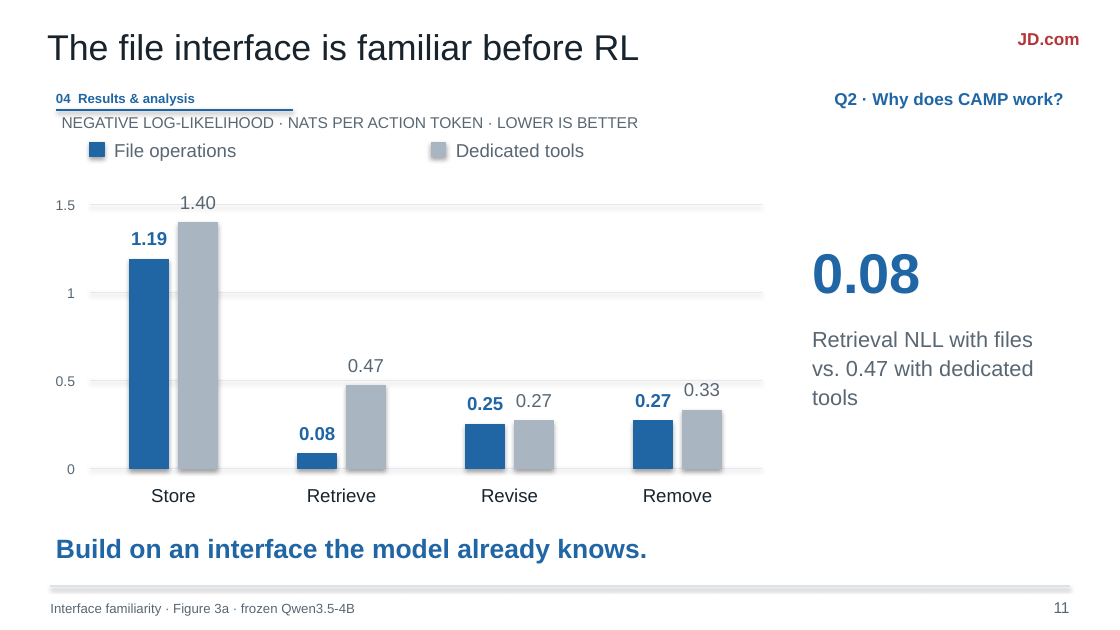
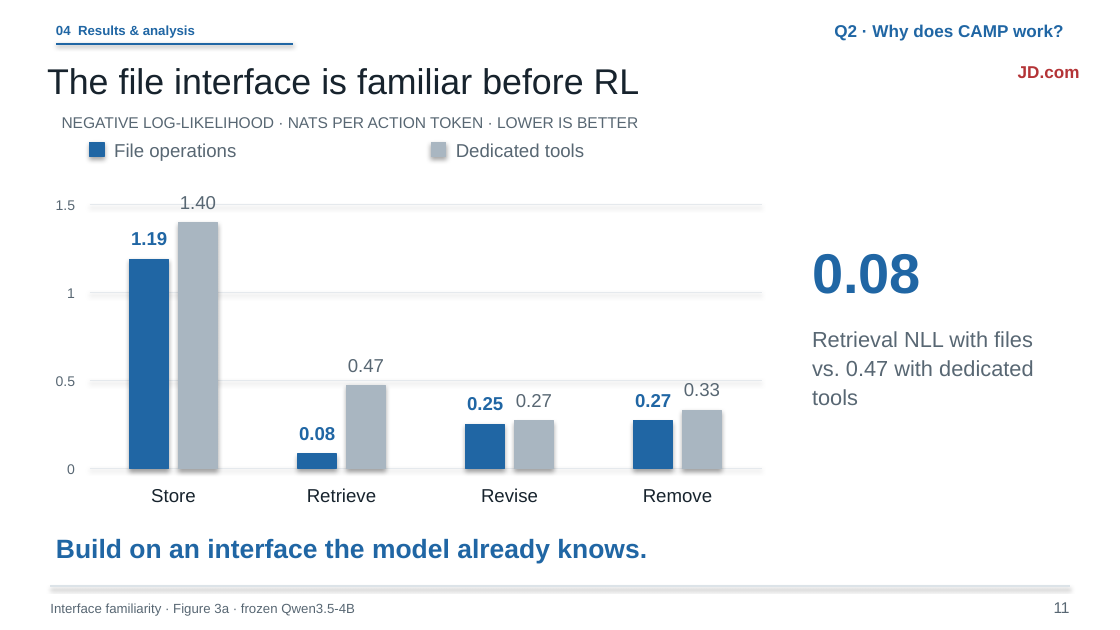
Before and after one commit to liruiluo/agentmemorygym, a slide deck: slide 11 of assets/slides/coding-agent-memory-post-training-slides.pptx. Drawn at 1120x630 pixels with LibreOffice and Linux fonts; fonts in the diff are those of the drawing. Boxes give left, top, right and bottom in pixels: in the first picture for what was removed or moved away, otherwise in the second. Text is boxed around its words. In the diff, an @@ line names an element or a change of style, - is before the commit and + after.

```diff
--- a/assets/slides/coding-agent-memory-post-training-slides.pptx
+++ b/assets/slides/coding-agent-memory-post-training-slides.pptx
@@ text "04 Results & analysis": place and size @@
-text "04 Results & analysis" at (56, 93, 195, 106)
+text "04 Results & analysis" at (56, 25, 195, 38)
@@ text "Q2 · Why does CAMP ...": place and size @@
-text "Q2 · Why does CAMP ..." at (834, 92, 1063, 109)
+text "Q2 · Why does CAMP ..." at (834, 24, 1063, 41)
@@ text "The file interface is familiar ...": place and size @@
-text "The file interface is familiar ..." at (47, 34, 640, 61)
+text "The file interface is familiar ..." at (47, 68, 640, 95)
@@ line moved from (56, 110) - (293, 110) to (56, 44) - (293, 44) @@
@@ text "JD.com": place and size @@
-text "JD.com" at (1018, 33, 1080, 45)
+text "JD.com" at (1018, 66, 1080, 78)
```
Also in this commit, not shown: 12 other slides changed, 10 other files.
